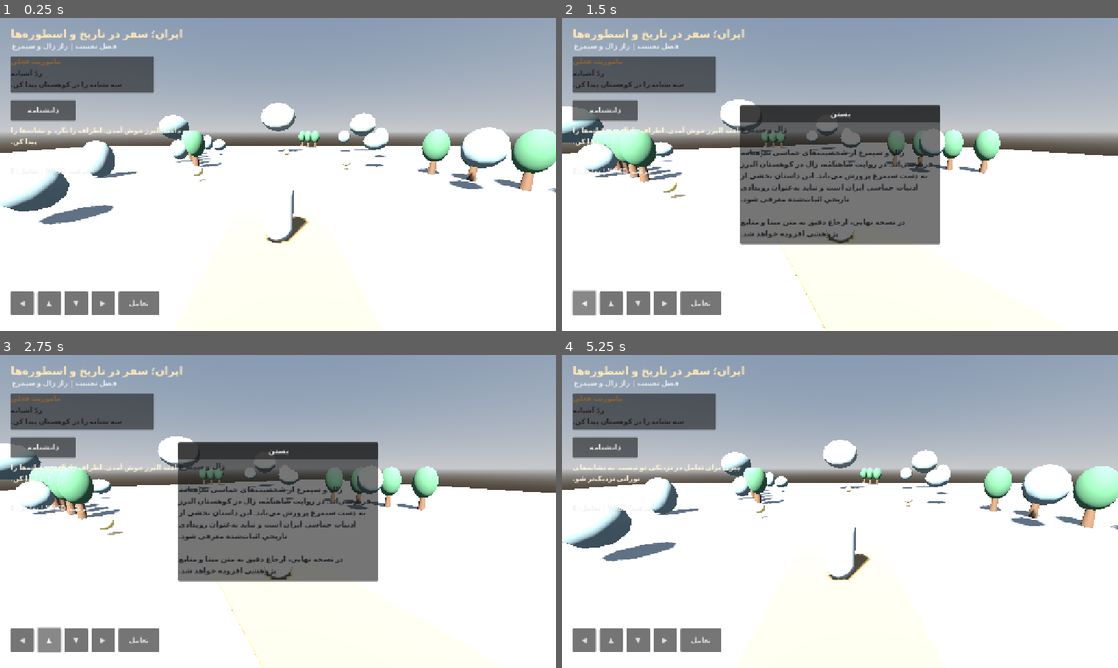
Above: before the commit, frames 1-4 (two rows, left to right).
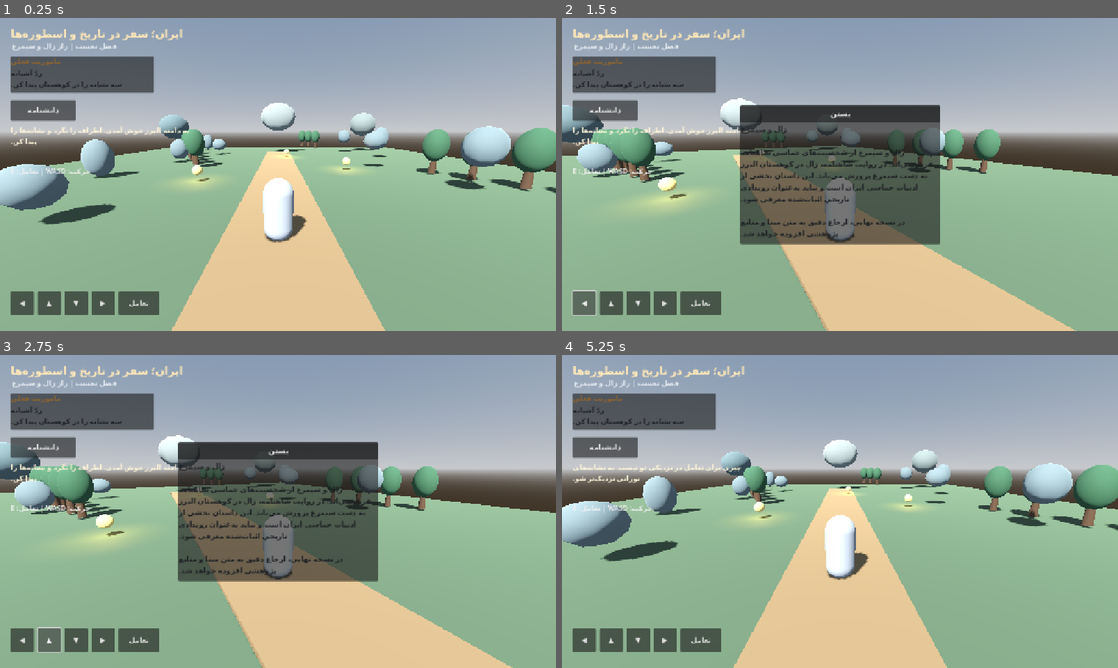
Above: after the commit, the same moments.

Repository: ghadirb/Iran-Heritage-World
Game: Godot game, scene res://scenes/main.tscn
Two runs of this game, one before a commit and one after it. Both use one fixed random seed, a clock stepped at 60 frames per second and the inputs below.
Inputs:
- Up to frame 1 (0.25 s): no input
- Up to frame 2 (1.5 s): click "دانشنامه" at 0.5 s; click "◀" at 1.25 s
- Up to frame 3 (2.75 s): click "▲" at 2 s
- Up to frame 4 (5.25 s): click "▼" at 2.75 s; click "▶" at 3.5 s; click "تعامل" at 4.25 s; click "بستن" at 5 s

The runs differ from the first frame. In frame 1, 59% of the frame differs, in the area x 0-100%, y 27-100%; in frame 2, 58%; in frame 3, 58%; in frame 4, 60%.

Commit message:
fix: remove duplicate floor and use procedural valley environment

Diff:
--- a/app/scenes/main.tscn
+++ b/app/scenes/main.tscn
@@ -12,28 +12,8 @@
 radius = 0.42
 height = 1.8
 
-[sub_resource type="BoxShape3D" id="BoxShape_floor"]
-size = Vector3(80, 1, 80)
-
-[sub_resource type="BoxMesh" id="BoxMesh_floor"]
-size = Vector3(80, 1, 80)
-
 [node name="IranHeritageWorld" type="Node3D"]
 script = ExtResource("3_world")
-
-[node name="DirectionalLight3D" type="DirectionalLight3D" parent="."]
-rotation_degrees = Vector3(-48, -32, 0)
-light_energy = 1.15
-shadow_enabled = true
-
-[node name="Ground" type="StaticBody3D" parent="."]
-position = Vector3(0, -0.55, 0)
-
-[node name="Mesh" type="MeshInstance3D" parent="Ground"]
-mesh = SubResource("BoxMesh_floor")
-
-[node name="CollisionShape3D" type="CollisionShape3D" parent="Ground"]
-shape = SubResource("BoxShape_floor")
 
 [node name="Player" type="CharacterBody3D" parent="."]
 position = Vector3(0, 0.4, 0)
Not shown: 1 places in app/scenes/main.tscn that only renumber resources
